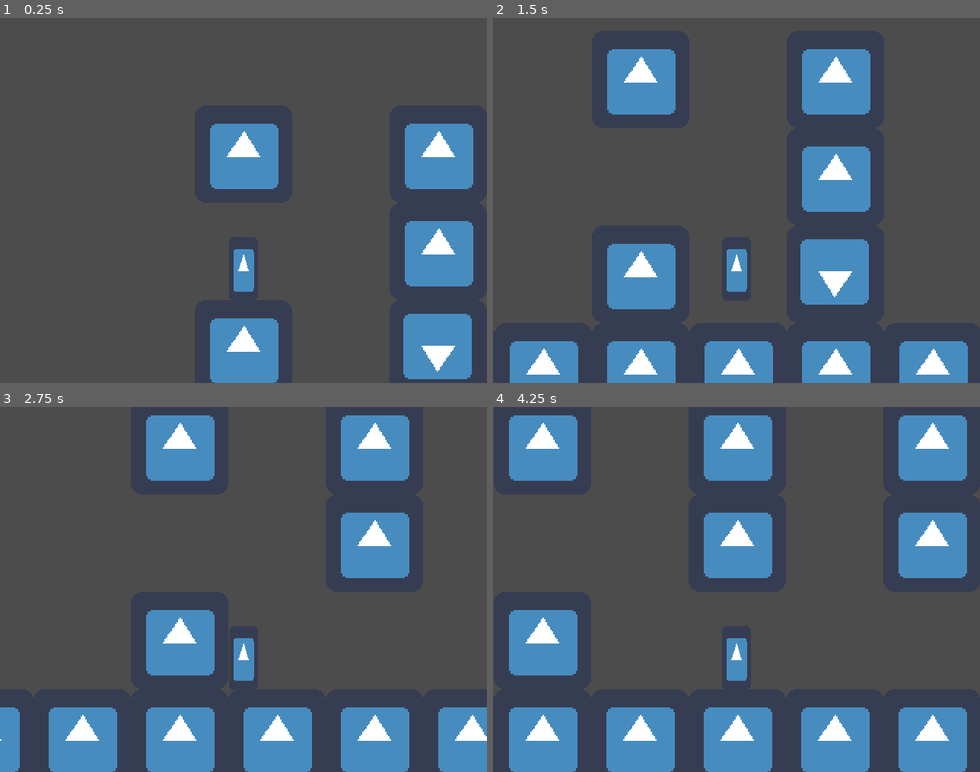
Above: before the commit, frames 1-4 (two rows, left to right).
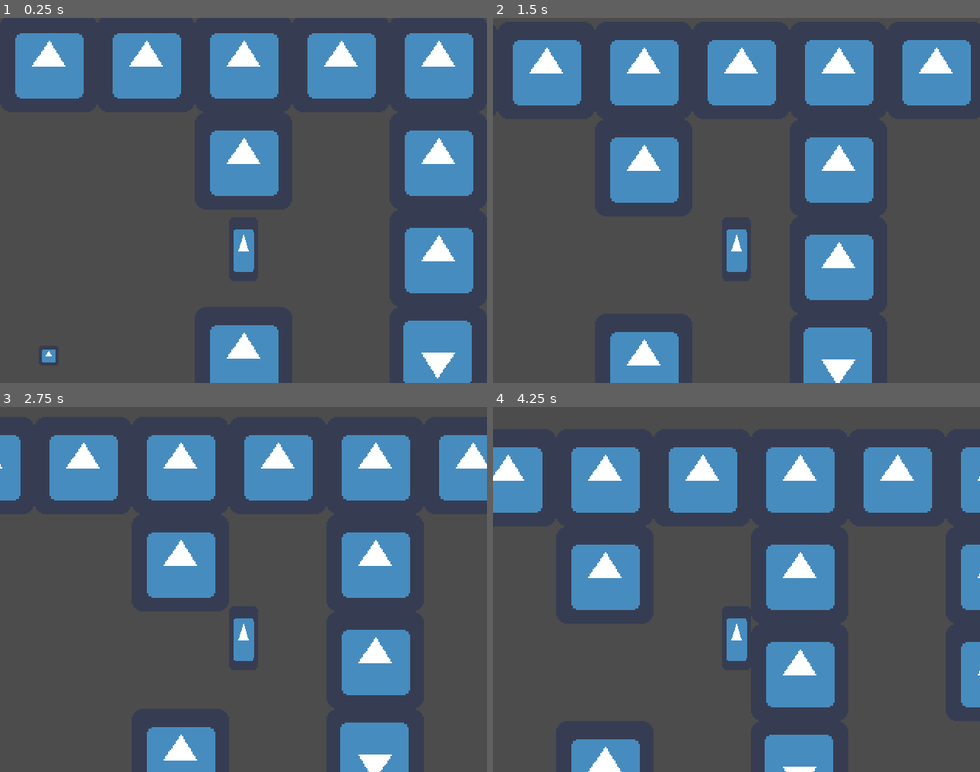
Above: after the commit, the same moments.

Repository: flyJV/MakeshiftMonikerGameProject1
Game: Godot game, scene res://GameScenes/GameCore.tscn
Two runs of this game, one before a commit and one after it. Both use one fixed random seed, a clock stepped at 60 frames per second and the inputs below. The engine's default icon, where the game draws it, is replaced by a stand-in: a white triangle on a blue panel in a dark square.
Inputs:
- Up to frame 1 (0.25 s): no input
- Up to frame 2 (1.5 s): tap Enter at 0.5 s; hold D (action_right) from 0.53 s (still down); tap Ctrl (action_3) at 0.6, 1.35 s; tap W (action_up) at 0.77 s
- Up to frame 3 (2.75 s): tap W (action_up) at 1.52 s; release D (action_right) at 2.03 s; hold A (action_left) from 2.03 s (still down); tap Ctrl (action_3) at 2.1 s
- Up to frame 4 (4.25 s): release A (action_left) at 2.78 s; hold D (action_right) from 2.78 s (still down); tap Ctrl (action_3) at 2.85, 3.6 s; tap W (action_up) at 3.02, 3.77 s

The runs differ from the first frame. In frame 1, 17% of the frame differs, in the area x 3-98%, y 4-100%; in frame 2, 24%; in frame 3, 31%; in frame 4, 45%, in the area x 0-100%, y 2-100%.

Commit message:
Finished a lock & key system
It's rudimentary, but it works at the moment.

Diff:
--- a/GameScenes/GameCore.tscn
+++ b/GameScenes/GameCore.tscn
@@ -1,9 +1,10 @@
-[gd_scene load_steps=5 format=2]
+[gd_scene load_steps=6 format=2]
 
 [ext_resource path="res://TileMaps/test.tres" type="TileSet" id=1]
 [ext_resource path="res://ObjectScenes/Player.tscn" type="PackedScene" id=2]
 [ext_resource path="res://ObjectScenes/LockDoorTest.tscn" type="PackedScene" id=3]
 [ext_resource path="res://Scripts/GameCore.gd" type="Script" id=4]
+[ext_resource path="res://ObjectScenes/TestKey1.tscn" type="PackedScene" id=5]
 
 [node name="GameCore" type="Node"]
 script = ExtResource( 4 )
@@ -13,14 +14,18 @@
 [node name="Level" type="TileMap" parent="World"]
 tile_set = ExtResource( 1 )
 format = 1
-tile_data = PoolIntArray( 65535, 0, 0, 2, 0, 0, 4, 0, 0, 6, 0, 0, 8, 0, 0, 10, 0, 0, 131071, 0, 0, 65540, 0, 0, 65542, 0, 0, 65546, 0, 0, 196607, 0, 0, 131074, 0, 0, 131082, 0, 0, 196608, 0, 0, 196609, 0, 0, 196610, 0, 0, 196611, 0, 0, 196612, 0, 0, 196613, 0, 0, 196614, 0, 0, 196615, 0, 0, 196617, 0, 0, 196618, 0, 0, 262148, 0, 0, 262154, 0, 0, 327684, 0, 0, 327690, 0, 0, 393220, 0, 0, 393226, 0, 0, 458757, 0, 0, 458758, 0, 0, 458759, 0, 0, 458760, 0, 0, 458761, 0, 0 )
+tile_data = PoolIntArray( -1, 0, 0, -65536, 0, 0, -65535, 0, 0, -65534, 0, 0, -65533, 0, 0, -65532, 0, 0, -65531, 0, 0, -65530, 0, 0, -65529, 0, 0, -65528, 0, 0, -65527, 0, 0, -65526, 0, 0, -65525, 0, 0, -65524, 0, 0, -65523, 0, 0, -65522, 0, 0, -65521, 0, 0, 65535, 0, 0, 2, 0, 0, 4, 0, 0, 6, 0, 0, 8, 0, 0, 10, 0, 0, 15, 0, 0, 131071, 0, 0, 65540, 0, 0, 65542, 0, 0, 65546, 0, 0, 65551, 0, 0, 196607, 0, 0, 131074, 0, 0, 131082, 0, 0, 131087, 0, 0, 262143, 0, 0, 196608, 0, 0, 196609, 0, 0, 196610, 0, 0, 196611, 0, 0, 196612, 0, 0, 196613, 0, 0, 196614, 0, 0, 196615, 0, 0, 196617, 0, 0, 196618, 0, 0, 196623, 0, 0, 262148, 0, 0, 262154, 0, 0, 262158, 0, 0, 262159, 0, 0, 327684, 0, 0, 327693, 0, 0, 327694, 0, 0, 327695, 0, 0, 393220, 0, 0, 393228, 0, 0, 393229, 0, 0, 393230, 0, 0, 393231, 0, 0, 458756, 0, 0, 458757, 0, 0, 458758, 0, 0, 458759, 0, 0, 458760, 0, 0, 458761, 0, 0, 458762, 0, 0, 458763, 0, 0, 458764, 0, 0, 458765, 0, 0, 458766, 0, 0, 458767, 0, 0 )
 
 [node name="LockDoorTest" parent="World" instance=ExtResource( 3 )]
 position = Vector2( 288, 160 )
 
+[node name="Sprite" parent="World" instance=ExtResource( 5 )]
+position = Vector2( 32, 160 )
+
 [node name="Player" parent="." instance=ExtResource( 2 )]
 position = Vector2( 160, 90 )
+gravity_active = false
 
 [node name="Camera2D" type="Camera2D" parent="Player"]
-position = Vector2( 0, -45 )
+position = Vector2( 0, -32 )
 current = true
--- a/ObjectScenes/LockDoorTest.tscn
+++ b/ObjectScenes/LockDoorTest.tscn
@@ -26,6 +26,11 @@
 shape = SubResource( 1 )
 
 [node name="Area2D" type="Area2D" parent="."]
+collision_layer = 4
+collision_mask = 4
 
 [node name="DoorCheck" type="CollisionShape2D" parent="Area2D"]
 shape = SubResource( 2 )
+
+[connection signal="area_entered" from="Area2D" to="." method="_on_Area2D_area_entered"]
+[connection signal="area_exited" from="Area2D" to="." method="_on_Area2D_area_exited"]
--- /dev/null
+++ b/ObjectScenes/TestKey1.tscn
@@ -0,0 +1,21 @@
+[gd_scene load_steps=4 format=2]
+
+[ext_resource path="res://icon.png" type="Texture" id=1]
+[ext_resource path="res://Scripts/TestKey1.gd" type="Script" id=2]
+
+[sub_resource type="CircleShape2D" id=1]
+radius = 32.0
+
+[node name="Area2D" type="Area2D"]
+collision_layer = 4
+collision_mask = 4
+script = ExtResource( 2 )
+
+[node name="CollisionShape2D" type="CollisionShape2D" parent="."]
+shape = SubResource( 1 )
+
+[node name="Sprite" type="Sprite" parent="."]
+scale = Vector2( 0.2, 0.2 )
+texture = ExtResource( 1 )
+
+[connection signal="area_entered" from="." to="." method="_on_Area2D_area_entered"]
--- a/ObjectScenes/TouchDoorTest.gd
+++ b/ObjectScenes/TouchDoorTest.gd
@@ -1,12 +1,23 @@
 extends StaticBody2D
 
-onready var a = get_node("Area2D")
+onready var gameCore = get_node("/root/GameCore")
+export var locked = true
+var canToggle = false
 
 func _ready():
 	pass
 
 func _physics_process(_delta):
-	if (Input.is_action_just_pressed("action_3")):
+	if (Input.is_action_just_pressed("action_3") && canToggle):
 		visible = !visible
 		$CollisionShape2D.disabled = !($CollisionShape2D.disabled)
-	pass
+
+func _on_Area2D_area_entered(_area):
+	if (gameCore.keys):
+		gameCore.keys -= 1
+		locked = false
+	if (!locked):
+		canToggle = true
+
+func _on_Area2D_area_exited(_area):
+	canToggle = false
--- a/Scripts/PlayerController.gd
+++ b/Scripts/PlayerController.gd
@@ -22,12 +22,6 @@
 	# Function variables
 	var move = Vector2(0, 0)
 	var fall = 0
-
-	# Handle pickups
-	if (pickup_on):
-		if (Input.is_action_just_pressed("action_3")):
-			pass
-
 	# Clear.
 	move.y = 0
 	move.x = 0
--- /dev/null
+++ b/Scripts/TestKey1.gd
@@ -0,0 +1,13 @@
+extends Area2D
+
+onready var gameCore = get_node("/root/GameCore")
+
+# Called when the node enters the scene tree for the first time.
+func _ready():
+	pass # Replace with function body.
+
+func _on_Area2D_area_entered(_area):
+	$CollisionShape2D.set_deferred("disabled", true)
+	$Sprite.visible = false
+	gameCore.keys += 1
+	print_debug("Got me!")
